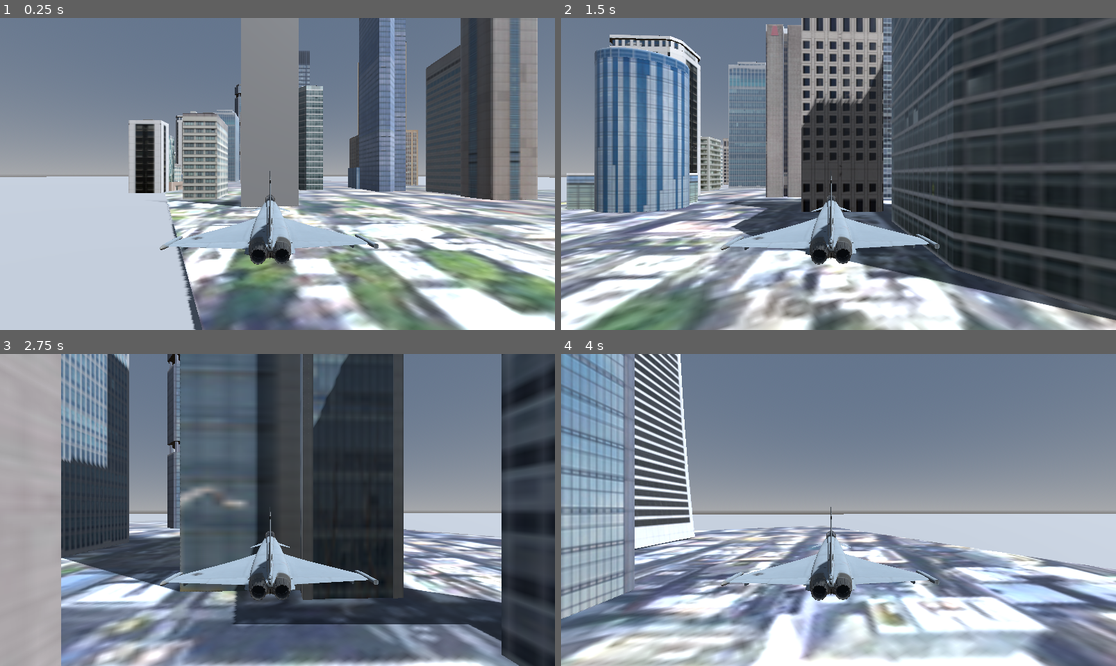
Above: before the commit, frames 1-4 (two rows, left to right).
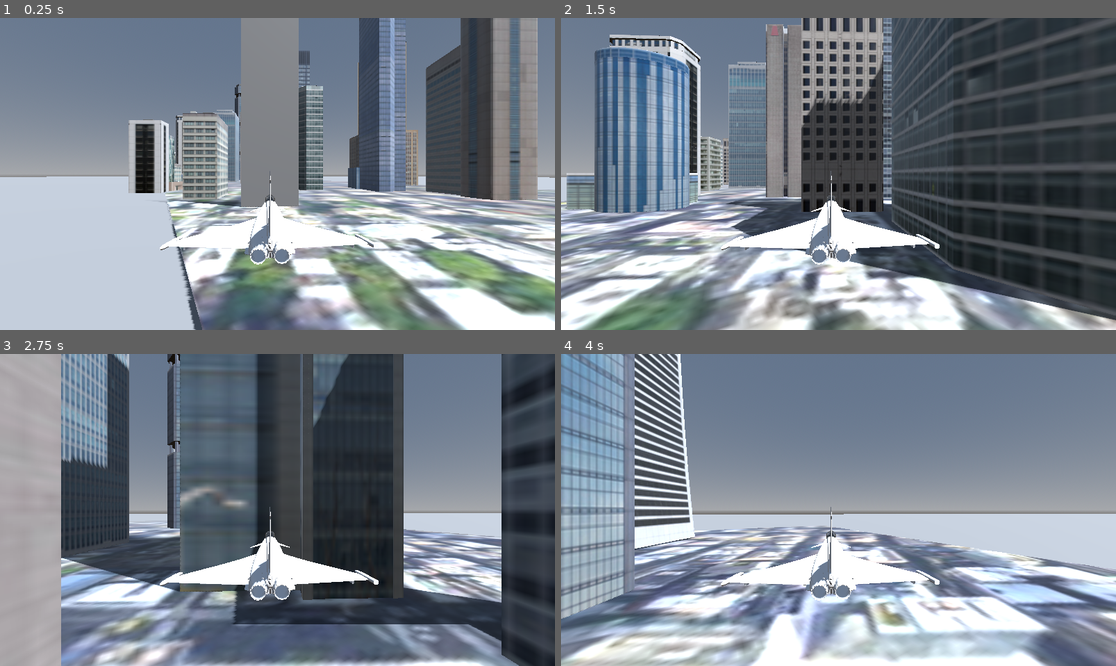
Above: after the commit, the same moments.

Repository: fmanriquedelara/Planes
Game: Godot game, scene res://Flight.tscn
Same seed, same stepped clock (60 frames per second), same inputs: the game is played once before the commit and once after it.
Inputs:
- Up to frame 1 (0.25 s): no input
- Up to frame 2 (1.5 s): no input
- Up to frame 3 (2.75 s): no input
- Up to frame 4 (4 s): no input

The runs differ from the first frame. In frame 1, 2.9% of the frame differs, in the area x 28-69%, y 48-80%; in frame 2, 2.9%; in frame 3, 2.9%; in frame 4, 2.9%.

Commit message:
Wing deformation

Diff:
--- a/Godot/Flight.tscn
+++ b/Godot/Flight.tscn
@@ -1,11 +1,17 @@
-[gd_scene load_steps=14 format=3 uid="uid://clpemks1wa84k"]
+[gd_scene load_steps=16 format=3 uid="uid://clpemks1wa84k"]
 
 [ext_resource type="Script" path="res://Plane.gd" id="1_h3wty"]
 [ext_resource type="ArrayMesh" uid="uid://dm5ln70oxqah5" path="res://Example.obj" id="1_iqdbv"]
 [ext_resource type="PackedScene" uid="uid://sw4ftla1bb23" path="res://eurofighter_typhoon_-_fighter_jet_-_free.glb" id="3_ihj6d"]
+[ext_resource type="Shader" path="res://Physics/Aerolastic.gdshader" id="4_lylua"]
 [ext_resource type="PackedScene" uid="uid://bv65gjggmasw7" path="res://fa-18e_super_hornet_usa.glb" id="4_vwmg7"]
 [ext_resource type="AudioStream" uid="uid://b0pkn38di051w" path="res://534856__m_cel__jet-engine.ogg" id="5_sxe7x"]
 [ext_resource type="PackedScene" uid="uid://b6i30x14cim0b" path="res://low-poly_city_buildings.glb" id="6_ans8s"]
+
+[sub_resource type="ShaderMaterial" id="ShaderMaterial_chhg3"]
+render_priority = 0
+shader = ExtResource("4_lylua")
+shader_parameter/tip_deformation = 0.001
 
 [sub_resource type="ProceduralSkyMaterial" id="ProceduralSkyMaterial_7oudr"]
 
@@ -43,8 +49,14 @@
 transform = Transform3D(0.0364693, 0, 0.999335, 0, 1, 0, -0.999335, 0, 0.0364693, 5.03574, 1.34941, 0)
 visible = false
 
-[node name="eurofighter_typhoon_-_fighter_jet_-_free" parent="Plane" instance=ExtResource("3_ihj6d")]
+[node name="Eurofighter" parent="Plane" instance=ExtResource("3_ihj6d")]
 transform = Transform3D(-0.04, 0, -6.03983e-09, 0, 0.04, 0, 6.03983e-09, 0, -0.04, 0, 0, 0)
+
+[node name="Object_4" parent="Plane/Eurofighter/Sketchfab_model/root/GLTF_SceneRootNode/Airframe_0" index="0"]
+surface_material_override/0 = SubResource("ShaderMaterial_chhg3")
+
+[node name="WeaponRails_8" parent="Plane/Eurofighter/Sketchfab_model/root/GLTF_SceneRootNode" index="7"]
+visible = false
 
 [node name="fa-18e_super_hornet_usa" parent="Plane" instance=ExtResource("4_vwmg7")]
 transform = Transform3D(-0.04, 0, -3.49691e-09, 0, 0.04, 0, 3.49691e-09, 0, -0.04, -1, 0, 0)
@@ -71,3 +83,5 @@
 
 [node name="low-poly_city_buildings" parent="." instance=ExtResource("6_ans8s")]
 transform = Transform3D(100, 0, 0, 0, 100, 0, 0, 0, 100, -277.062, 0, 0)
+
+[editable path="Plane/Eurofighter"]
--- /dev/null
+++ b/Godot/Physics/Aerolastic.gdshader
@@ -0,0 +1,7 @@
+shader_type spatial;
+
+uniform float tip_deformation = 0.001;
+
+void vertex() {
+  VERTEX.z += tip_deformation  * VERTEX.y * VERTEX.y;
+}
--- /dev/null
+++ b/Godot/Physics/AerolasticityDeformation.gd
@@ -0,0 +1,9 @@
+shader_type spatial;
+
+uniform float height_scale = 0.5;
+
+
+void vertex() {
+	// Displace vertices along the Y-axis using a simple sine wave based on position
+	VERTEX.y += sin(VERTEX.x + TIME) * height_scale;
+}
--- a/Godot/Plane.gd
+++ b/Godot/Plane.gd
@@ -6,25 +6,69 @@
 var attitude := Quaternion.IDENTITY
 var omega := Vector3.ZERO
 
-var Cx = 0.8;
-var FEngineMax = 10000;
-var FEngineMean = 5000;
+var Cx = 0.8
+var FEngineMax = 10000
+var FEngineMean = 5000
 
-var m = 100;
+var tip_deformationL = 0.0;
+var der_tip_deformationL = 0.0;
+var tip_deformationR = 0.0;
+var der_tip_deformationR = 0.0;
 
-var g = 9.81;
+var m = 100
+
+var g = 9.81
 
 # Time constants [seconds]
 var tau_roll := 0.1
 var tau_pitch := 0.2
 var tau_yaw := 0.2
+
 @onready var engine_sound: AudioStreamPlayer3D = $EngineSound
+@onready var wing: MeshInstance3D = $Eurofighter/Sketchfab_model/root/GLTF_SceneRootNode/Airframe_0/Object_4
+
+var wing_material: ShaderMaterial
+
 
 func _ready():
 	position = Vector3(0, 10, 0)
+
 	engine_sound.play()
 	engine_sound.volume_db = -4.0
 
+	# Crear ShaderMaterial
+	wing_material = ShaderMaterial.new()
+
+	# Crear shader
+	var shader = Shader.new()
+
+	shader.code = """
+shader_type spatial;
+
+uniform float tip_deformationL = 0.0;
+uniform float tip_deformationR = 0.0;
+
+void vertex() {
+	if (VERTEX.y > 0.0) {
+		VERTEX.z += tip_deformationR
+			* VERTEX.y
+			* VERTEX.y;
+	} else {
+		VERTEX.z += tip_deformationL
+			* VERTEX.y
+			* VERTEX.y;
+	}
+}
+"""
+
+	wing_material.shader = shader
+
+	# Asignar shader al ala
+	wing.material_override = wing_material
+
+	# Valor inicial
+	wing_material.set_shader_parameter("tip_deformationL", 0.0)
+	wing_material.set_shader_parameter("tip_deformationR", 0.0)
 
 func _process(delta):
 	time += delta
@@ -49,31 +93,28 @@
 	var left = Input.get_action_strength("aRolLeft")
 	var right = Input.get_action_strength("aRollRight")
 	var rEngine = Input.get_axis("rBrake", "rEngine")
-	var yaw   = Input.get_axis("YawLeft", "YawRight")
+	var yaw = Input.get_axis("YawLeft", "YawRight")
 
-	var Flift = 0.5 * 1.25 * (V*V) * 0.000167 * pitch;
-	var FLat = 0;
-	var MRoll = 0.5 * 1.25 * (V*V) * 0.000167 * roll;
+	var Flift = 0.5 * 1.25 * (V * V) * 0.000167 * pitch
+	var FLat = 0
+	var MRoll = 0.5 * 1.25 * (V * V) * 0.000167 * roll
 
-	var weight = m * g;
+	var weight = m * g
 
-	var Fweight_x = - weight * basis.x.y;
-	var Fweight_y = 0;
-	var Fweight_z = weight * basis.z.y;
-
+	var Fweight_x = -weight * basis.x.y
+	var Fweight_y = 0
+	var Fweight_z = weight * basis.z.y
 
 	var safe_V = max(V, 0.01)
 
-	var F_drag = 0.5*1.25 *Cx*V*V;
-	var F_engine = FEngineMean + (FEngineMax - FEngineMean) * rEngine;
-	var FYaw = 30 * yaw + 0.005*Fweight_z;
+	var F_drag = 0.5 * 1.25 * Cx * V * V
+	var F_engine = FEngineMean + (FEngineMax - FEngineMean) * rEngine
+	var FYaw = 30 * yaw + 0.005 * Fweight_z
 
 	# Desired angular rates
 	var omega_x_cmd = -6.0 * MRoll
 	var omega_z_cmd = 200.0 * Flift / safe_V
-	var omega_y_cmd = - FYaw / safe_V;
-
-	print(basis.z.y)
+	var omega_y_cmd = -FYaw / safe_V
 
 	# First-order roll dynamics
 	var roll_alpha = 1.0 - exp(-delta / tau_roll)
@@ -83,13 +124,34 @@
 	var pitch_alpha = 1.0 - exp(-delta / tau_pitch)
 	omega.z += (omega_z_cmd - omega.z) * pitch_alpha
 
-	# No yaw for now
+	# First-order yaw dynamics
 	var yaw_alpha = 1.0 - exp(-delta / tau_yaw)
 	omega.y += (omega_y_cmd - omega.y) * yaw_alpha
 
-	V += delta * (F_engine-F_drag-Fweight_x) / m;
+	V += delta * (F_engine - F_drag - Fweight_x) / m
 
-	print(V)
+	# ------------------------------------
+	# Enviar deformación al shader
+	# ------------------------------------
+
+	var tip_deformationL_0 = (Flift - MRoll) / 1000.0
+	var tip_deformationR_0 = (Flift + MRoll) / 1000.0
+
+
+
+	tip_deformationL = tip_deformationL + delta * der_tip_deformationL;
+	der_tip_deformationL = der_tip_deformationL + delta * (5 * ( tip_deformationL_0 - tip_deformationL ) - 1 * der_tip_deformationL) / 0.1;
+	tip_deformationR = tip_deformationR + delta * der_tip_deformationR;
+	der_tip_deformationR = der_tip_deformationR + delta * (5 * ( tip_deformationR_0 - tip_deformationR ) - 1 * der_tip_deformationR) / 0.1;
+	wing_material.set_shader_parameter(
+		"tip_deformationL",
+		tip_deformationL
+	)
+
+	wing_material.set_shader_parameter(
+		"tip_deformationR",
+		tip_deformationR
+	)
 
 
 func _integrate_attitude(delta):
